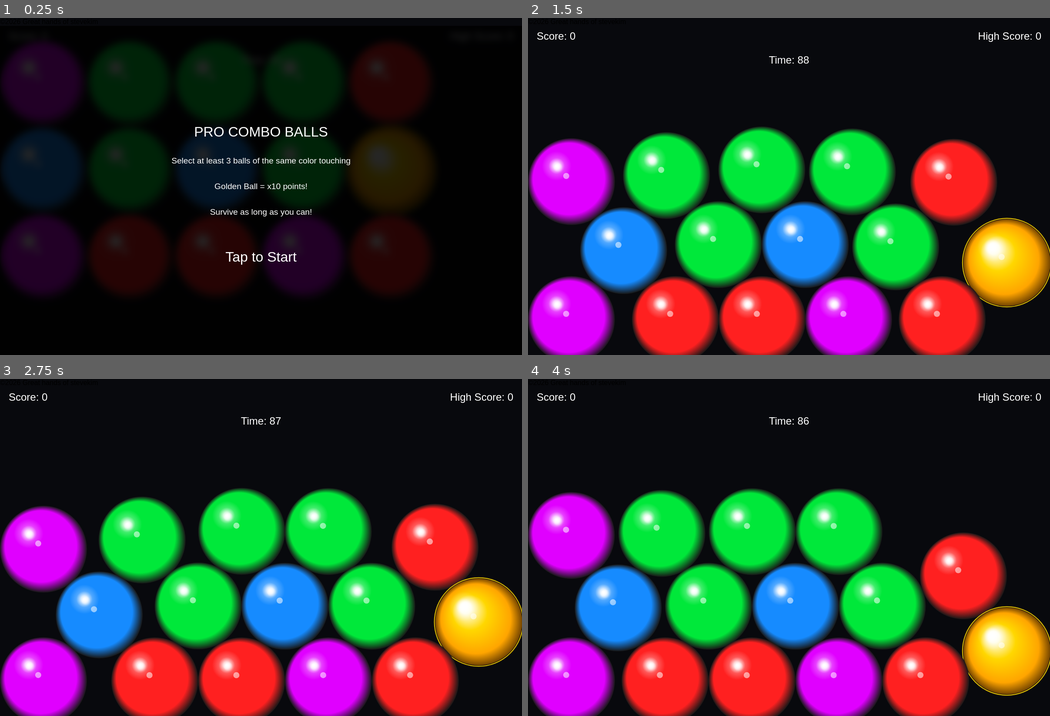
Above: before the commit, frames 1-4 (two rows, left to right).
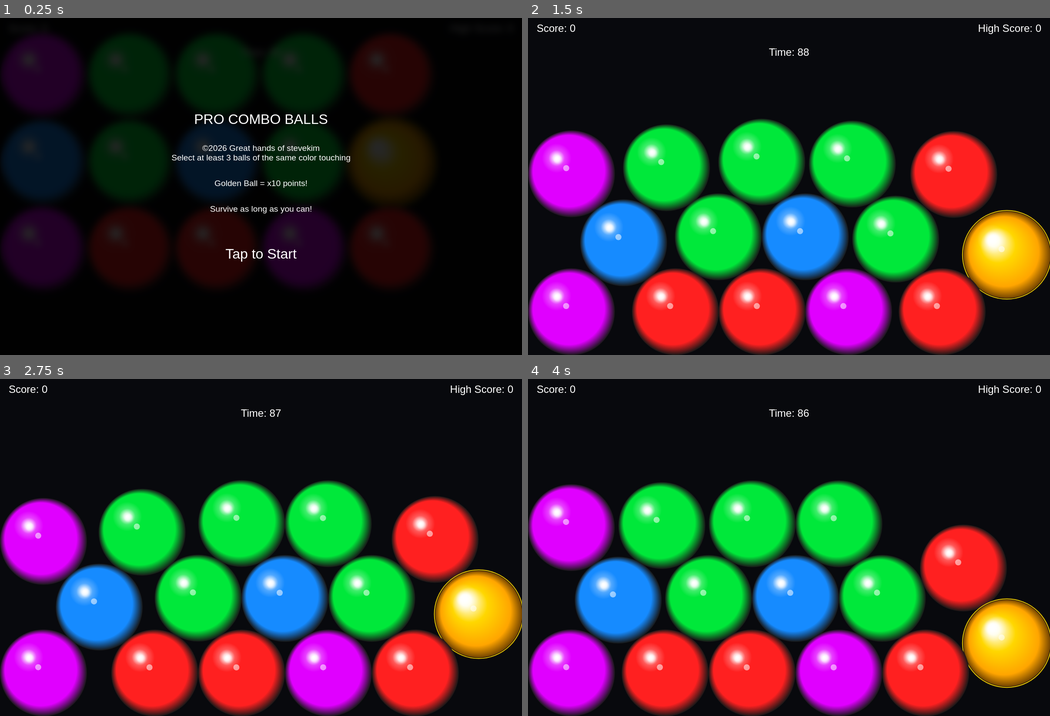
Above: after the commit, the same moments.

Repository: stevewise7107/Best-Game
Game: browser game, page index.html
Two runs of this game, one before a commit and one after it. Both use one fixed random seed, a clock stepped at 60 frames per second and the inputs below.
Inputs (mouse positions are in pixels of both pictures, inside the frame that each line leads up to; where the layout moved, square brackets give the same spot in the first picture):
- Up to frame 1 (0.25 s): no input
- Up to frame 2 (1.5 s): click "Tap to Start" at 0.27 s; click (789, 220) [789, 226] at 1.07 s
- Up to frame 3 (2.75 s): click (156, 513) [156, 520] at 1.67 s; press the mouse at (365, 496) [365, 503] at 2.27 s; release the mouse at (261, 480) [261, 486] at 2.4 s
- Up to frame 4 (4 s): click (867, 614) [867, 621] at 2.87 s; click (658, 631) [658, 638] at 3.47 s

The runs differ from the first frame. In frame 1, 1.9% of the frame differs, in the area x 4-78%, y 5-74%; in frame 2, 27%, in the area x 0-100%, y 1-100%; in frame 3, 27%; in frame 4, 27%.

Commit message:
Revise footer and rules text in index.html
Updated footer information and combined rules text.

Diff:
--- a/index.html
+++ b/index.html
@@ -8,7 +8,6 @@
 <link href="https://fonts.googleapis.com/css2?family=Tomorrow:wght@600&display=swap" rel="stylesheet">
 <link rel="stylesheet" href="style.css">
 </head>
-    ©2026 Great hands of stevekim
 <body>
 <div id="container">
 <canvas id="canvas"></canvas>
@@ -16,7 +15,7 @@
 <div id="rules">
     PRO COMBO BALLS
     <br><br>
-    <span class="inforules">Select at least 3 balls of the same color touching</span>
+    <span class="inforules">©2026 Great hands of stevekim <br>Select at least 3 balls of the same color touching</span>
     <br>
     <span class="inforules">Golden Ball = x10 points!</span>
     <br>
